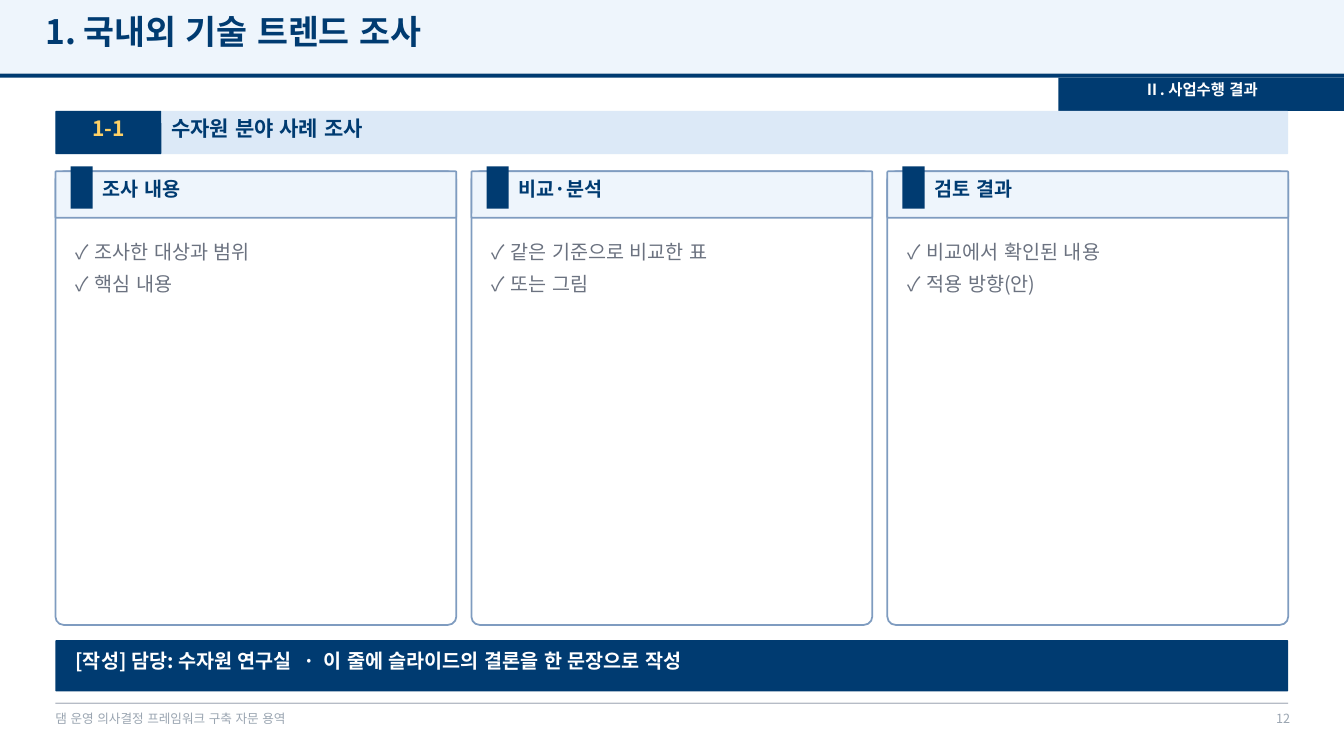
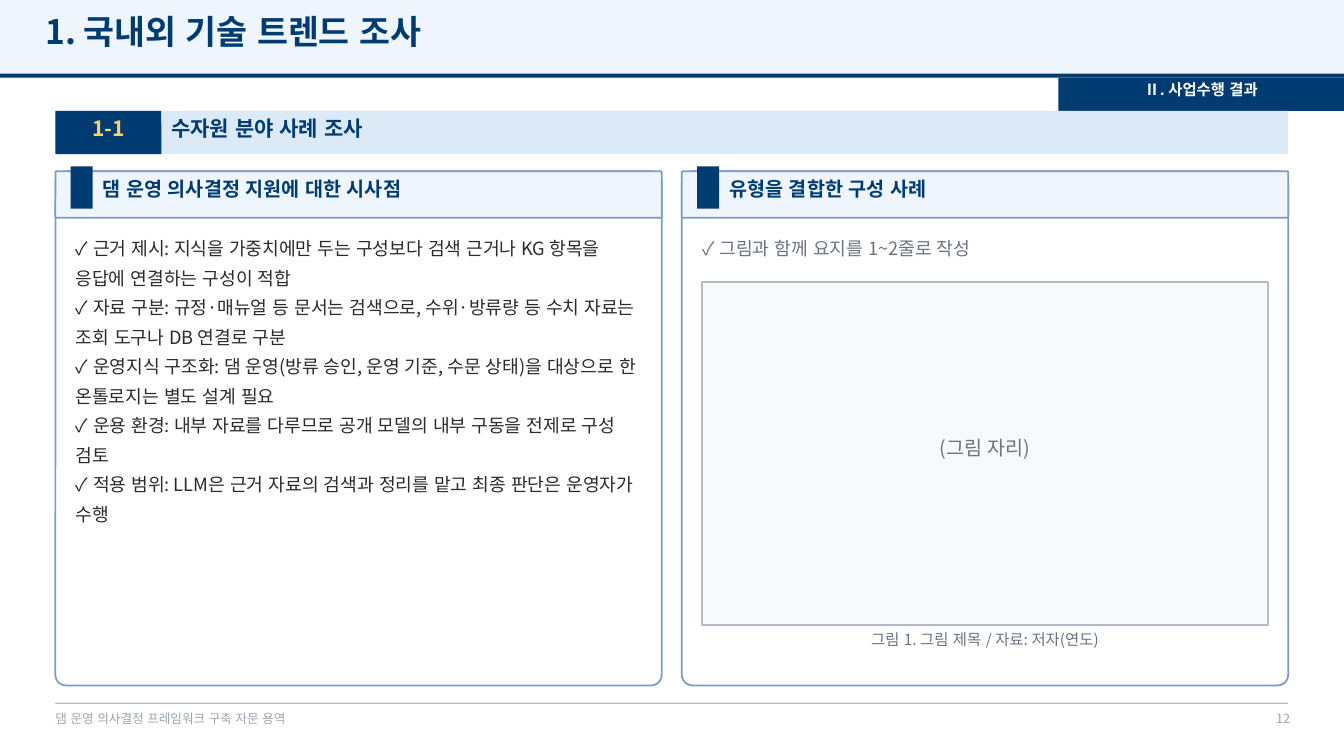
Before and after one commit to mkm1119/KGRAG-LLM, a slide deck: slide 12 of project_khnp/2026.12.09_최종보고회_발표자료_템플릿.pptx. Drawn at 1344x756 pixels with LibreOffice and Linux fonts; fonts in the diff are those of the drawing; background and template pictures are left out. Boxes give left, top, right and bottom in pixels: in the first picture for what was removed or moved away, otherwise in the second. Text is boxed around its words. In the diff, an @@ line names an element or a change of style, - is before the commit and + after.

```diff
--- a/project_khnp/2026.12.09_최종보고회_발표자료_템플릿.pptx
+++ b/project_khnp/2026.12.09_최종보고회_발표자료_템플릿.pptx
@@ rounded rectangle: place and size @@
-rounded rectangle at (55, 171, 457, 218)
+rounded rectangle at (55, 171, 661, 218)
@@ rounded rectangle: place and size @@
-rounded rectangle at (55, 171, 457, 625)
+rounded rectangle at (55, 171, 661, 686)
@@ text removed at (103, 179, 180, 198) @@
-조사 내용
@@ text added at (103, 179, 401, 198), 14 pt, text #003B71, bold @@
+댐 운영 의사결정 지원에 대한 시사점
@@ rounded rectangle removed at (472, 171, 873, 625) @@
@@ rounded rectangle removed at (472, 171, 873, 218) @@
@@ rectangle removed at (487, 166, 509, 209) @@
@@ text removed at (519, 179, 603, 198) @@
-비교·분석
@@ rounded rectangle: place and size @@
-rounded rectangle at (887, 171, 1289, 218)
+rounded rectangle at (682, 171, 1288, 218)
@@ rounded rectangle: place and size @@
-rounded rectangle at (887, 171, 1289, 625)
+rounded rectangle at (682, 171, 1288, 686)
@@ rectangle: place and size @@
-rectangle at (902, 166, 925, 209)
+rectangle at (698, 166, 720, 209)
@@ text added at (729, 179, 926, 198), 14 pt, text #003B71, bold @@
+유형을 결합한 구성 사례
@@ text removed at (935, 179, 1012, 198) @@
-검토 결과
@@ text added at (76, 240, 636, 523), 13 pt, text #2B2B2B @@
+✓ 근거 제시: 지식을 가중치에만 두는 구성보다 검색 근거나 KG 항목을 응답에 연결하는 구성이 적합
+✓ 자료 구분: 규정·매뉴얼 등 문서는 검색으로, 수위·방류량 등 수치 자료는 조회 도구나 DB 연결로 구분
+✓ 운영지식 구조화: 댐 운영(방류 승인, 운영 기준, 수문 상태)을 대상으로 한 온톨로지는 별도 설계 필요
+✓ 운용 환경: 내부 자료를 다루므로 공개 모델의 내부 구동을 전제로 구성 검토
+✓ 적용 범위: LLM은 근거 자료의 검색과 정리를 맡고 최종 판단은 운영자가 수행
@@ text removed at (94, 243, 250, 293) @@
-✓ 조사한 대상과 범위
-✓ 핵심 내용
@@ text removed at (510, 243, 707, 293) @@
-✓ 같은 기준으로 비교한 표
-✓ 또는 그림
@@ text added at (719, 240, 970, 257), 13 pt, text #6B7280 @@
+✓ 그림과 함께 요지를 1~2줄로 작성
@@ text removed at (926, 242, 1100, 295) @@
-✓ 비교에서 확인된 내용
-✓ 적용 방향(안)
@@ rectangle added at (702, 282, 1268, 625), fill #F7F9FC, outline #B6BCC6 1.25 pt @@
@@ text added at (939, 439, 1031, 459), 14 pt, text #6B7280 @@
+(그림 자리)
@@ rounded rectangle removed at (55, 640, 1289, 692) @@
@@ text removed at (76, 651, 681, 672) @@
-[작성] 담당: 수자원 연구실 · 이 줄에 슬라이드의 결론을 한 문장으로 작성
@@ text added at (871, 632, 1099, 648), 11 pt, text #6B7280 @@
+그림 1. 그림 제목 / 자료: 저자(연도)
```
Also in this commit, not shown: 15 other slides changed, 2 slides added, 2 slides removed, 1 other file.
